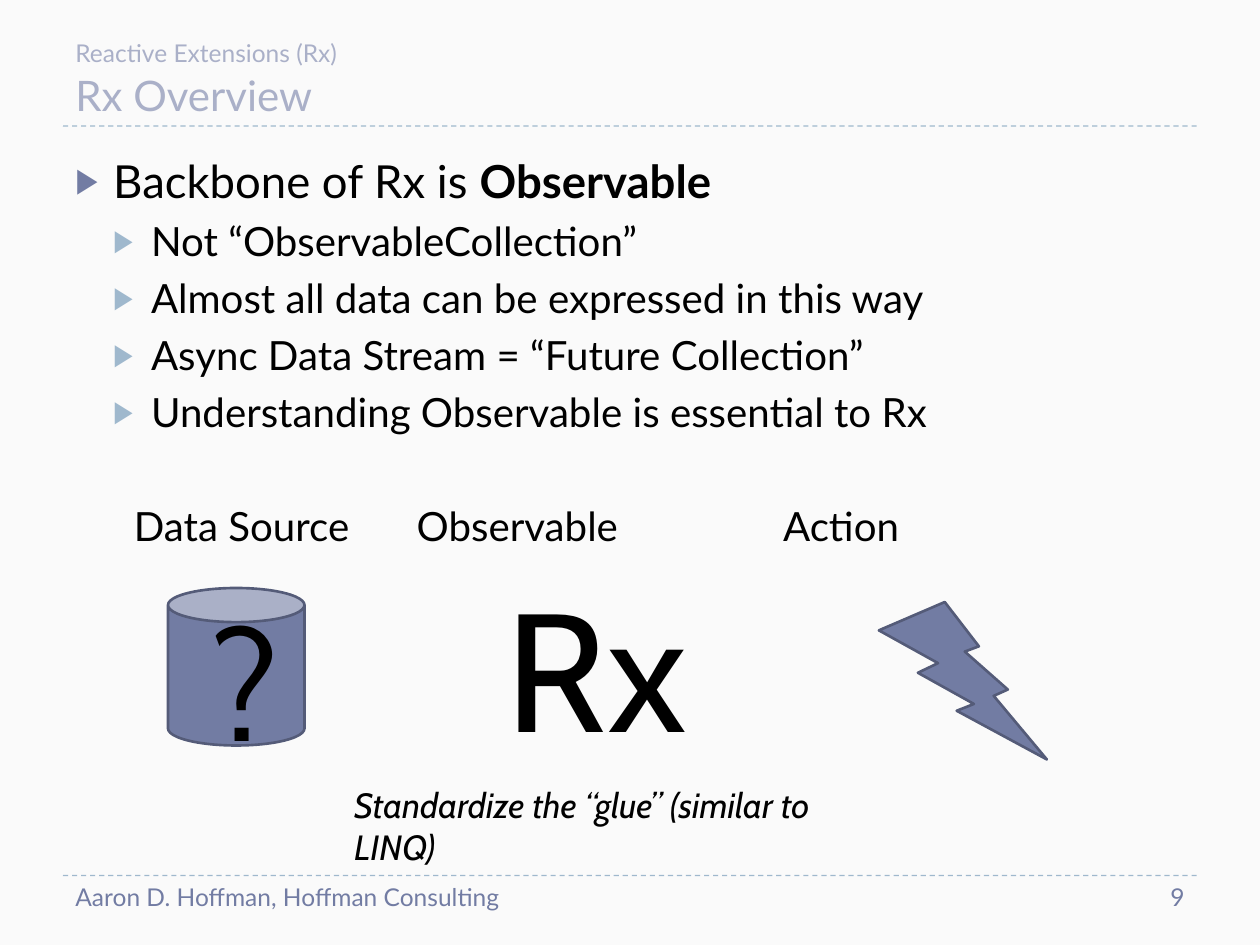
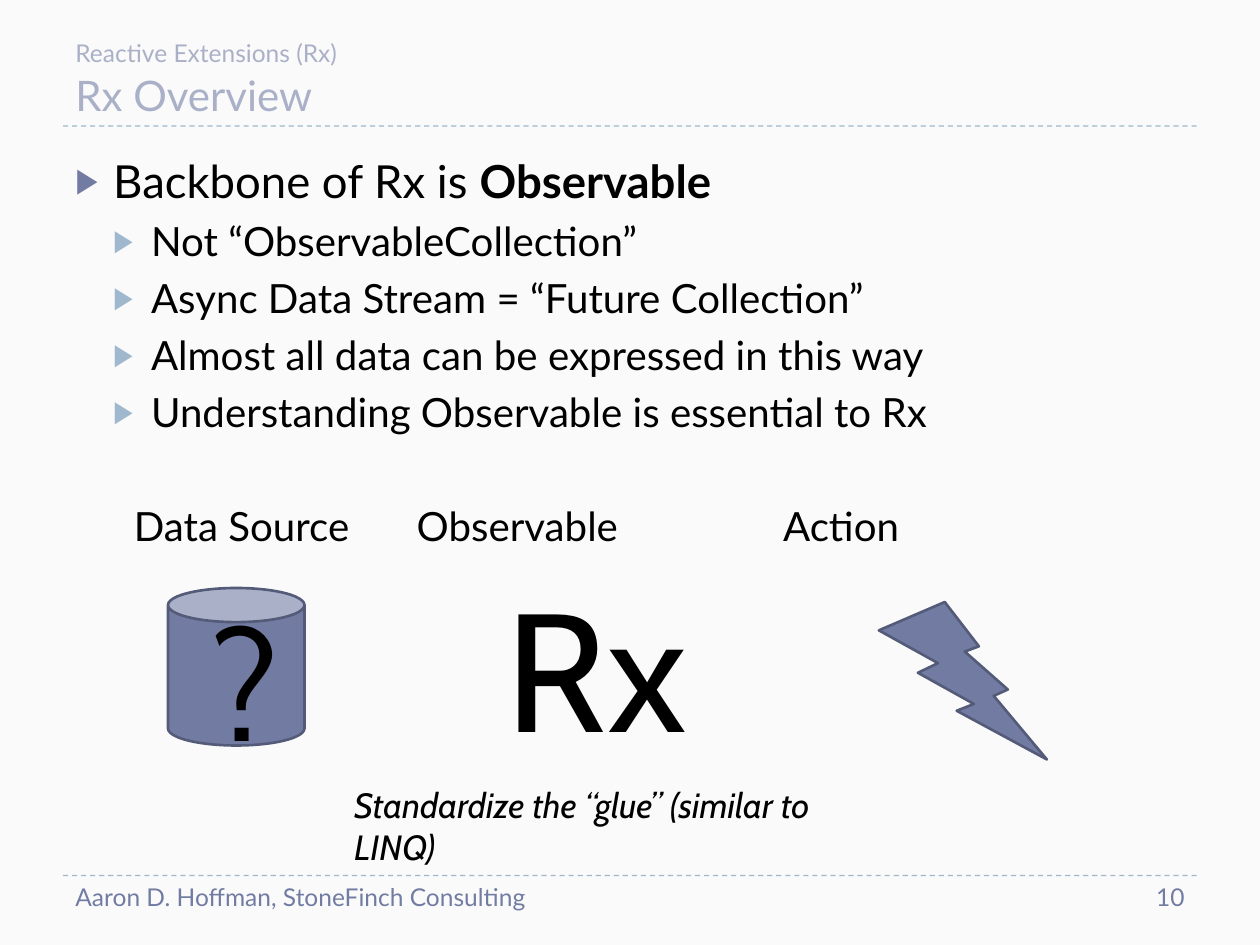
Before and after one commit to aaronhoffman/Rx, a slide deck: slide 10 of Documentation/ReactiveExtensions.pptx (slide 9 before the commit). Drawn at 1260x945 pixels with LibreOffice and Linux fonts; fonts in the diff are those of the drawing. Boxes give left, top, right and bottom in pixels: in the first picture for what was removed or moved away, otherwise in the second. Text is boxed around its words. In the diff, an @@ line names an element or a change of style, - is before the commit and + after.

Commit message:
Update slides, add Async Data Stream slide

```diff
--- a/Documentation/ReactiveExtensions.pptx
+++ b/Documentation/ReactiveExtensions.pptx
@@ text at [151, 282, 864, 320]: paragraph added @@
+  ▶ Async Data Stream = “Future Collection”
@@ text at [151, 339, 864, 377]: paragraph removed @@
-  ▶ Async Data Stream = “Future Collection”
@@ text at [75, 888, 525, 911]: text changed @@
-Aaron D. Hoffman, Hoffman Consulting
+Aaron D. Hoffman, StoneFinch Consulting
@@ page number at [1156, 888, 1184, 906]: text changed @@
-9
+10
```
Also in this commit, not shown: 12 other slides changed, 1 slide added.
